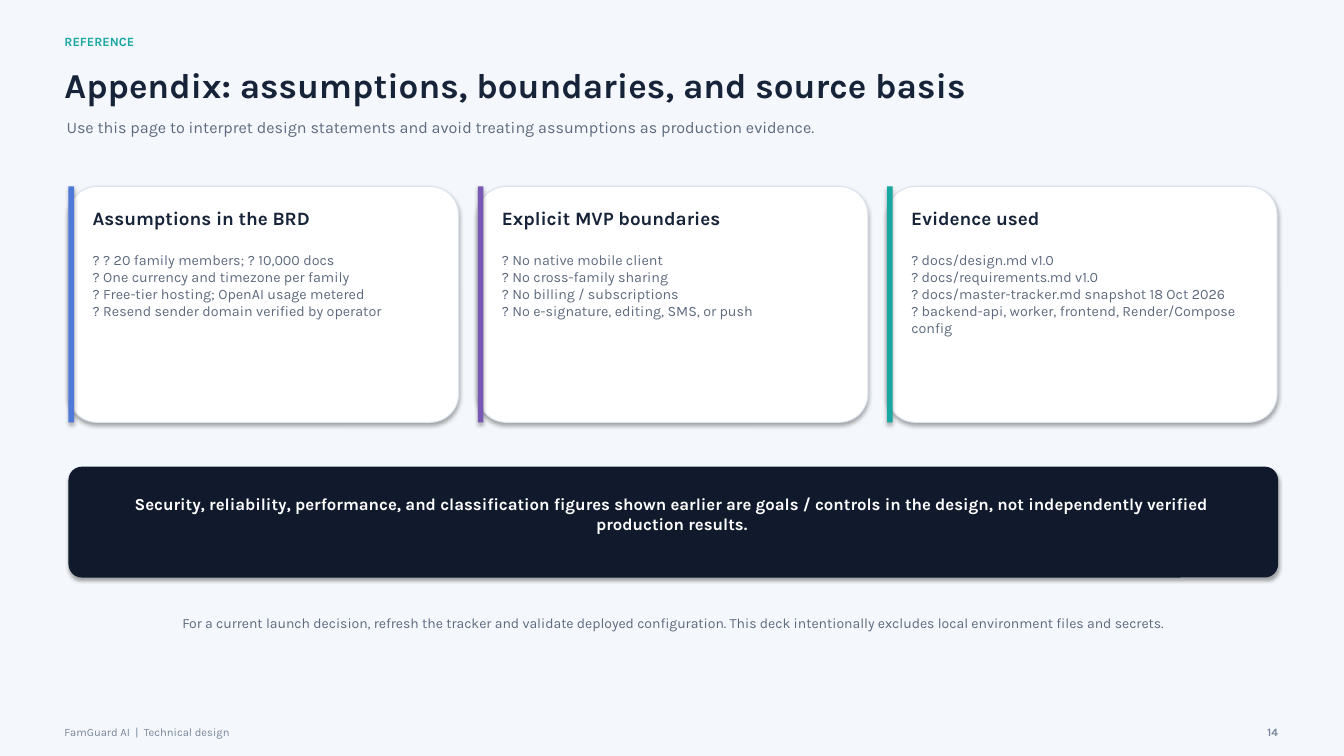
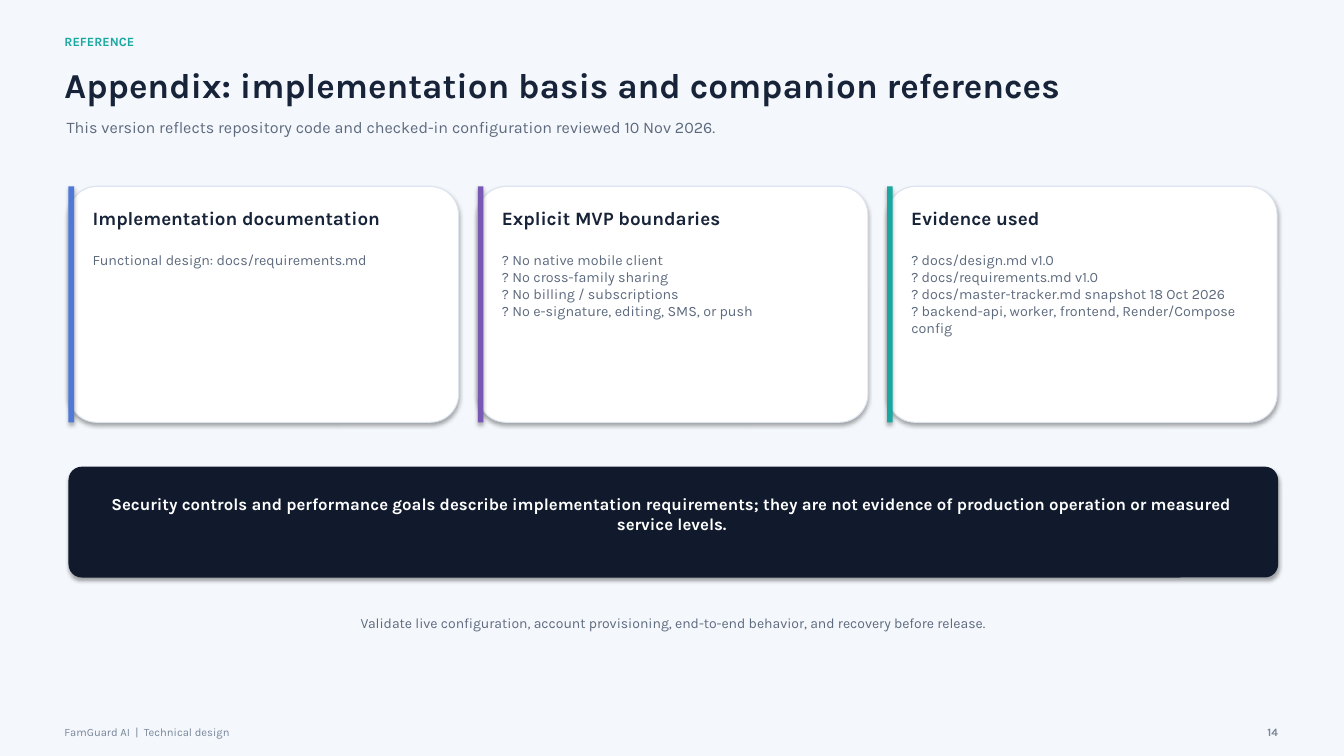
Before and after one commit to rajendranduraiswamy76-dev/FamGuard, a slide deck: slide 14 of docs/FamGuard-Technical-Design-Stakeholder.pptx. Drawn at 1344x756 pixels with LibreOffice and Linux fonts; fonts in the diff are those of the drawing. Boxes give left, top, right and bottom in pixels: in the first picture for what was removed or moved away, otherwise in the second. Text is boxed around its words. In the diff, an @@ line names an element or a change of style, - is before the commit and + after.

Commit message:
ppt update

```diff
--- a/docs/FamGuard-Technical-Design-Stakeholder.pptx
+++ b/docs/FamGuard-Technical-Design-Stakeholder.pptx
@@ text at (64,73,1060,107): text changed @@
-Appendix: assumptions, boundaries, and source basis
+Appendix: implementation basis and companion references
@@ text at (67,122,715,137): text changed @@
-Use this page to interpret design statements and avoid treating assumptions as production evidence.
+This version reflects repository code and checked-in configuration reviewed 10 Nov 2026.
@@ text at (93,211,380,230): text changed @@
-Assumptions in the BRD
+Implementation documentation
@@ text at (93,254,367,269): text changed @@
-? ? 20 family members; ? 10,000 docs
-? One currency and timezone per family
-? Free-tier hosting; OpenAI usage metered
-? Resend sender domain verified by operator
+Functional design: docs/requirements.md
@@ text at (111,498,1231,531): text changed @@
-Security, reliability, performance, and classification figures shown earlier are goals / controls in the design, not independently verified production results.
+Security controls and performance goals describe implementation requirements; they are not evidence of production operation or measured service levels.
@@ text at (361,618,985,632): text changed @@
-For a current launch decision, refresh the tracker and validate deployed configuration. This deck intentionally excludes local environment files and secrets.
+Validate live configuration, account provisioning, end-to-end behavior, and recovery before release.
```
Also in this commit, not shown: 13 other slides changed, 1 other file.
